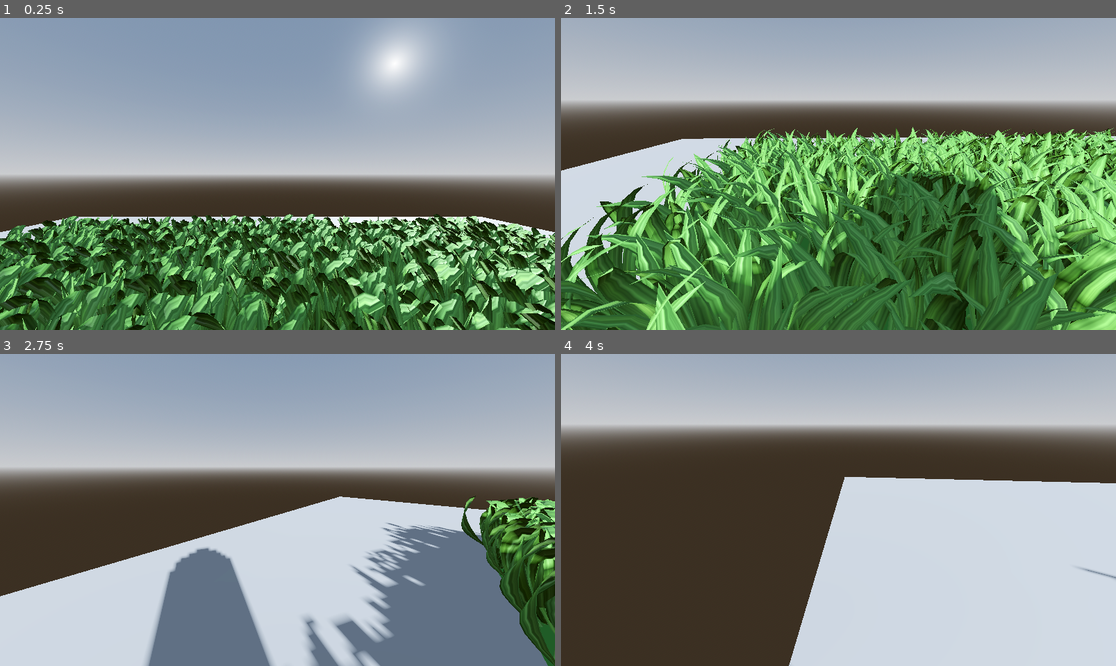
Above: before the commit, frames 1-4 (two rows, left to right).
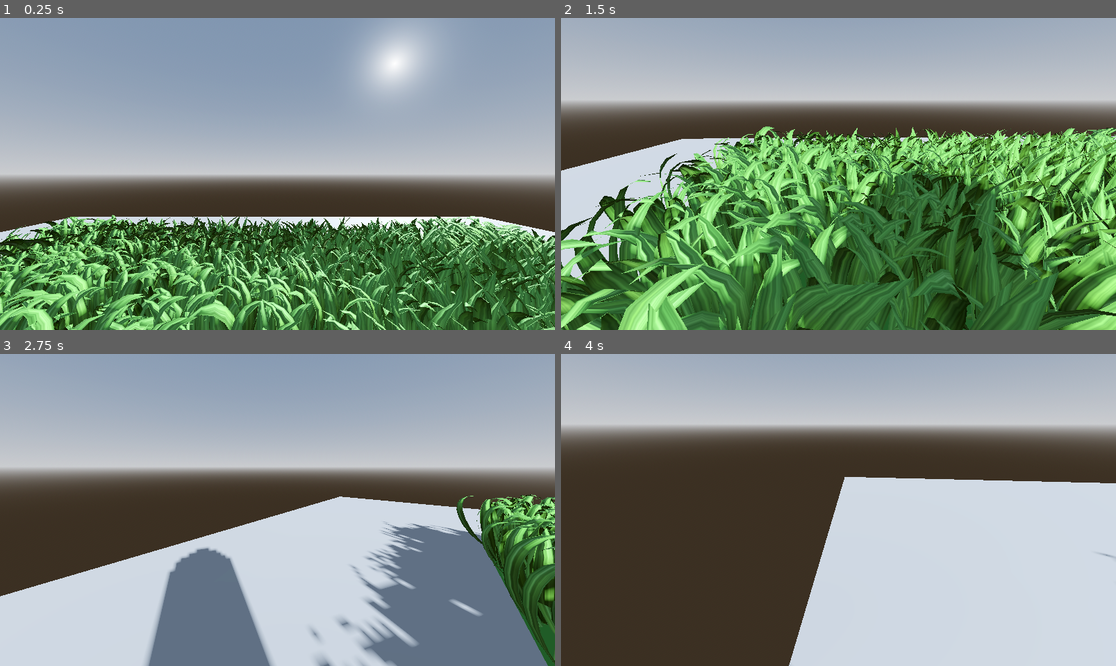
Above: after the commit, the same moments.

Repository: franos-cm/grass-demo
Game: Godot game, scene res://grass_tutorial.tscn
The game is run twice, just before and just after one commit, with the same random seed, the same clock (stepped at 60 frames per second) and the same inputs.
Inputs (mouse positions are in pixels of both pictures, inside the frame that each line leads up to):
- Up to frame 1 (0.25 s): no input
- Up to frame 2 (1.5 s): tap Enter (ui_accept) at 0.5, 0.77 s; move the mouse to (960, 158) at 0.52 s; hold D (right) 0.53-1.28 s; click (960, 158) at 0.67 s; move the mouse to (810, 174) at 1.27 s; hold W (forward) from 1.28 s (still down)
- Up to frame 3 (2.75 s): keep holding W (forward); tap Enter (ui_accept) at 1.52 s; move the mouse to (288, 503) at 2.02 s
- Up to frame 4 (4 s): keep holding W (forward); move the mouse to (832, 516) at 2.77 s; tap Enter (ui_accept) at 3.02, 3.77 s; move the mouse to (877, 513) at 3.52 s

The runs differ from the first frame. In frame 1, 25% of the frame differs, in the area x 0-100%, y 62-100%; in frame 2, 30%, in the area x 0-100%, y 34-100%; in frame 3, 5.4%; in frame 4, less than 0.1%.

Commit message:
add position based animation

Diff:
--- a/grass_blade.gdshader
+++ b/grass_blade.gdshader
@@ -18,6 +18,7 @@
 uniform float wind_turbulence: hint_range(0.0, 1.0) = 0.3;
 uniform float wind_gust_strength: hint_range(0.0, 3.0) = 1.0;
 uniform float wind_gust_frequency: hint_range(0.01, 0.5) = 0.1;
+uniform sampler2D wind_noise_texture;
 group_uniforms;
 
 // Lighting/aesthetical params
@@ -84,15 +85,13 @@
 	float t = VERTEX.y;
 
 	// Wind calculation
-    float time = TIME * wind_frequency;
-    vec2 wind_wave = wind_direction * sin(time + VERTEX.x * 10.0) * wind_strength;
+	// Get world position (for texture sampling)
+    vec4 world_pos = MODEL_MATRIX * vec4(VERTEX, 1.0);
+    vec2 wind_uv = world_pos.xz * 0.1;
 
-    // Turbulence
-	vec2 wind_turb = vec2(sin(time * 1.7 + VERTEX.x * 12.0), cos(time * 1.3 + VERTEX.x * 8.0)) * wind_turbulence;
-
-	// Gusts - slower, stronger movements
-    float gust = smoothstep(0.8, 1.0, sin(TIME * wind_gust_frequency));
-    vec2 wind_gust = wind_direction * gust * wind_gust_strength * t;
+    // Sample wind noise texture
+    vec2 wind_noise = texture(wind_noise_texture, wind_uv + TIME * 0.1).rg;
+    wind_noise = wind_noise * 2.0 - 1.0; // Remap from [0,1] to [-1,1]
 
 	// Pinch x axis so quad has the format of a blade
 	float pinching_coeff = (1.0 - t) * middle_width * (t + base_width);
@@ -100,9 +99,8 @@
 
 	// Curve the blade through a Bezier curve
 	vec2 control_p = vec2(control_x, control_y);
-	control_p += wind_wave * t;
-    control_p += wind_turb * t * 0.3;
-    control_p += wind_gust * t;
+	control_p += wind_direction * wind_strength * t * (0.5 + wind_noise.x * 0.5);
+    control_p += wind_noise * wind_turbulence * t * 0.5;
 
 	vec2 bezier_vec = bezier(t, control_p);
 	vec2 bezier_normal_vec = bezier_normal(t, control_p);
--- a/grass_blade.tres
+++ b/grass_blade.tres
@@ -9,6 +9,16 @@
 width = 32
 height = 1
 noise = SubResource("FastNoiseLite_hbjdc")
+
+[sub_resource type="FastNoiseLite" id="FastNoiseLite_3qpus"]
+frequency = 0.0024
+fractal_type = 0
+
+[sub_resource type="NoiseTexture2D" id="NoiseTexture2D_0mrw5"]
+seamless = true
+seamless_blend_skirt = 0.221
+bump_strength = 25.0
+noise = SubResource("FastNoiseLite_3qpus")
 
 [resource]
 render_priority = 0
@@ -23,6 +33,7 @@
 shader_parameter/wind_turbulence = 0.3
 shader_parameter/wind_gust_strength = 1.0
 shader_parameter/wind_gust_frequency = 0.1
+shader_parameter/wind_noise_texture = SubResource("NoiseTexture2D_0mrw5")
 shader_parameter/base_color = Color(0.388235, 0.682353, 0.27451, 1)
 shader_parameter/ridge_smoothness = 0.03
 shader_parameter/rim_thickness = 0.49
Not shown: 1 places in grass_blade.tres that only renumber resources
